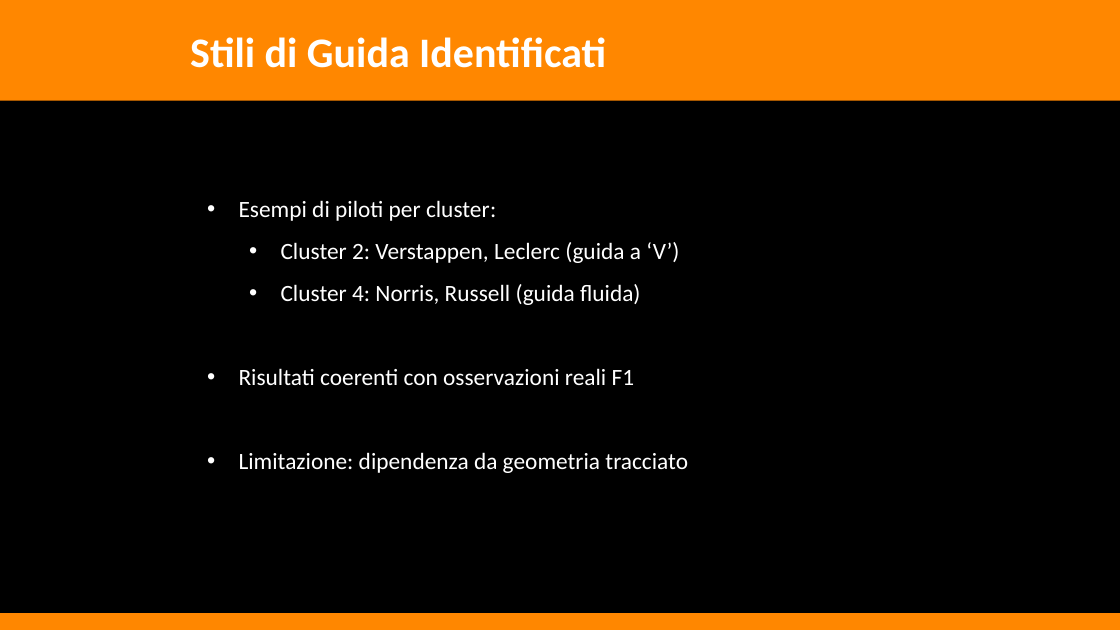
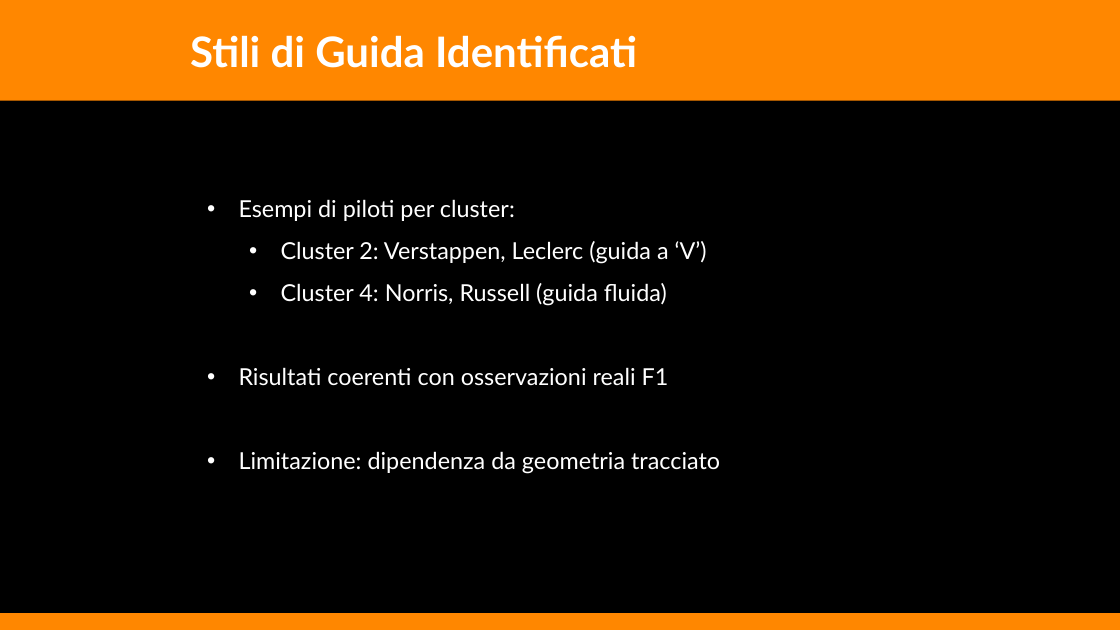
Before and after one commit to WBOnCedR/Stili_di_guida_f1, a slide deck: slide 20 of presentazione_F1_10min.pptx. Drawn at 1120x630 pixels with LibreOffice and Linux fonts; fonts in the diff are those of the drawing. Boxes give left, top, right and bottom in pixels: in the first picture for what was removed or moved away, otherwise in the second. Text is boxed around its words. In the diff, an @@ line names an element or a change of style, - is before the commit and + after.

```diff
--- a/presentazione_F1_10min.pptx
+++ b/presentazione_F1_10min.pptx
@@ text "Stili di Guida Identificati" at bbox=[190, 35, 637, 68]: font Calibri to Lato @@
@@ text "Esempi di piloti per cluster:" at bbox=[239, 199, 720, 474]: font Calibri to Lato @@
```
Also in this commit, not shown: 11 other slides changed, 1 other file.
